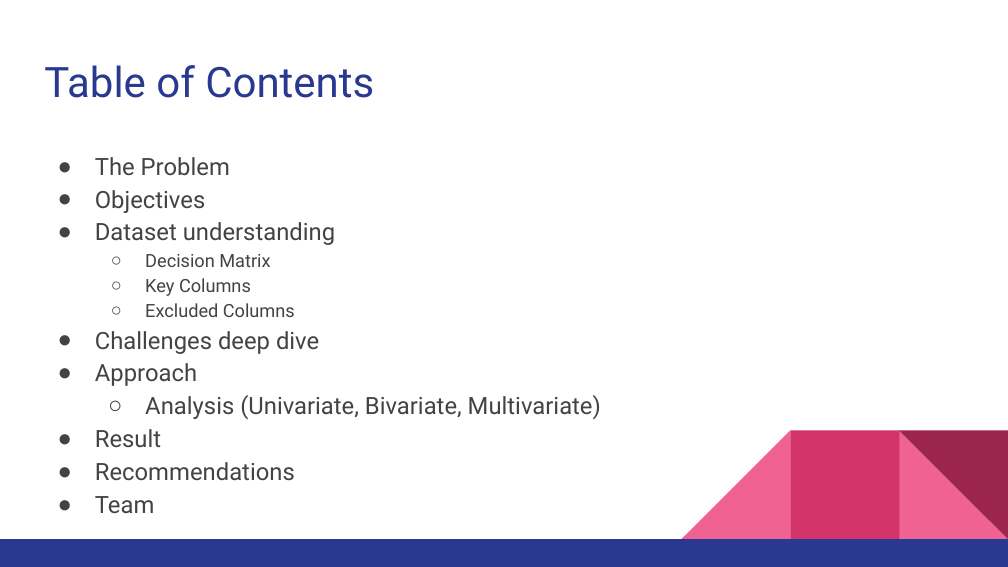
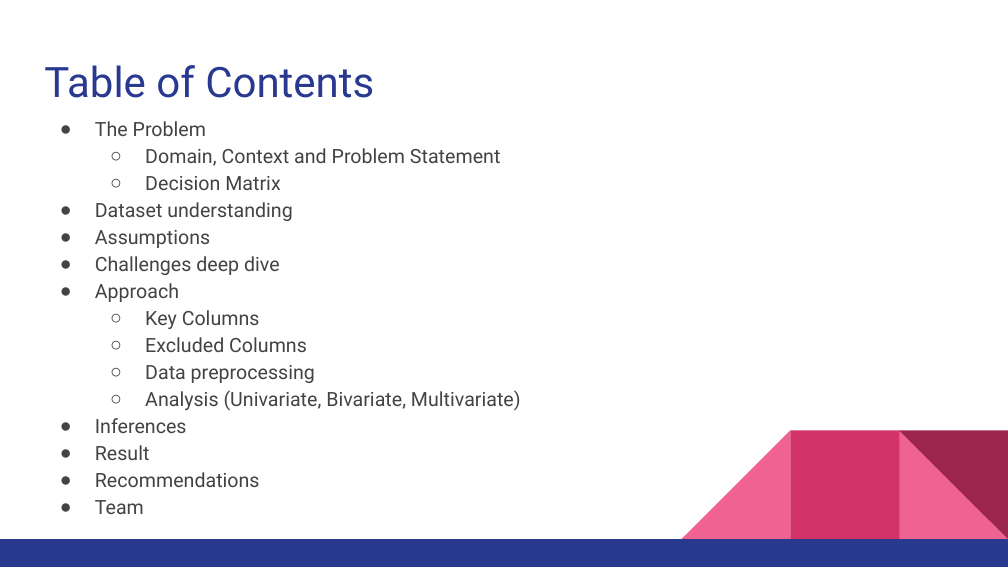
Before and after one commit to rajeevin/LendingClubCaseStudy, a slide deck: slide 2 of Lending Club Case study.pptx. Drawn at 1008x567 pixels with LibreOffice and Linux fonts; fonts in the diff are those of the drawing. Boxes give left, top, right and bottom in pixels: in the first picture for what was removed or moved away, otherwise in the second. Text is boxed around its words. In the diff, an @@ line names an element or a change of style, - is before the commit and + after.

```diff
--- a/Lending Club Case study.pptx
+++ b/Lending Club Case study.pptx
@@ text "The Problem": place and size @@
-text "The Problem" at (95, 157, 601, 513)
+text "The Problem" at (95, 121, 521, 514)
@@ text at (95, 121, 521, 514): size 17 to 14 pt in "The Problem", "Dataset understanding", "Analysis (Univariate, Bivariate, Multivariate)", "Result" and 2 more places; size 13 to 14 pt in "Key Columns", "Excluded Columns"; indent changed @@
@@ text at (145, 148, 500, 190): text changed; size 17 to 14 pt @@
-● Objectives
+  ○ Domain, Context and Problem Statement
+  ○ Decision Matrix
@@ text at (95, 230, 280, 302): text changed; size 13 to 14 pt @@
-  ○ Decision Matrix
+● Assumptions
+● Challenges deep dive
+● Approach
@@ text at (145, 365, 315, 383): text changed; size 17 to 14 pt @@
-● Challenges deep dive
-● Approach
+  ○ Data preprocessing
@@ text at (95, 418, 187, 433): paragraph added @@
+● Inferences
```
Also in this commit, not shown: 7 other slides changed, 2 slides added, 1 slide removed, 1 other file.
